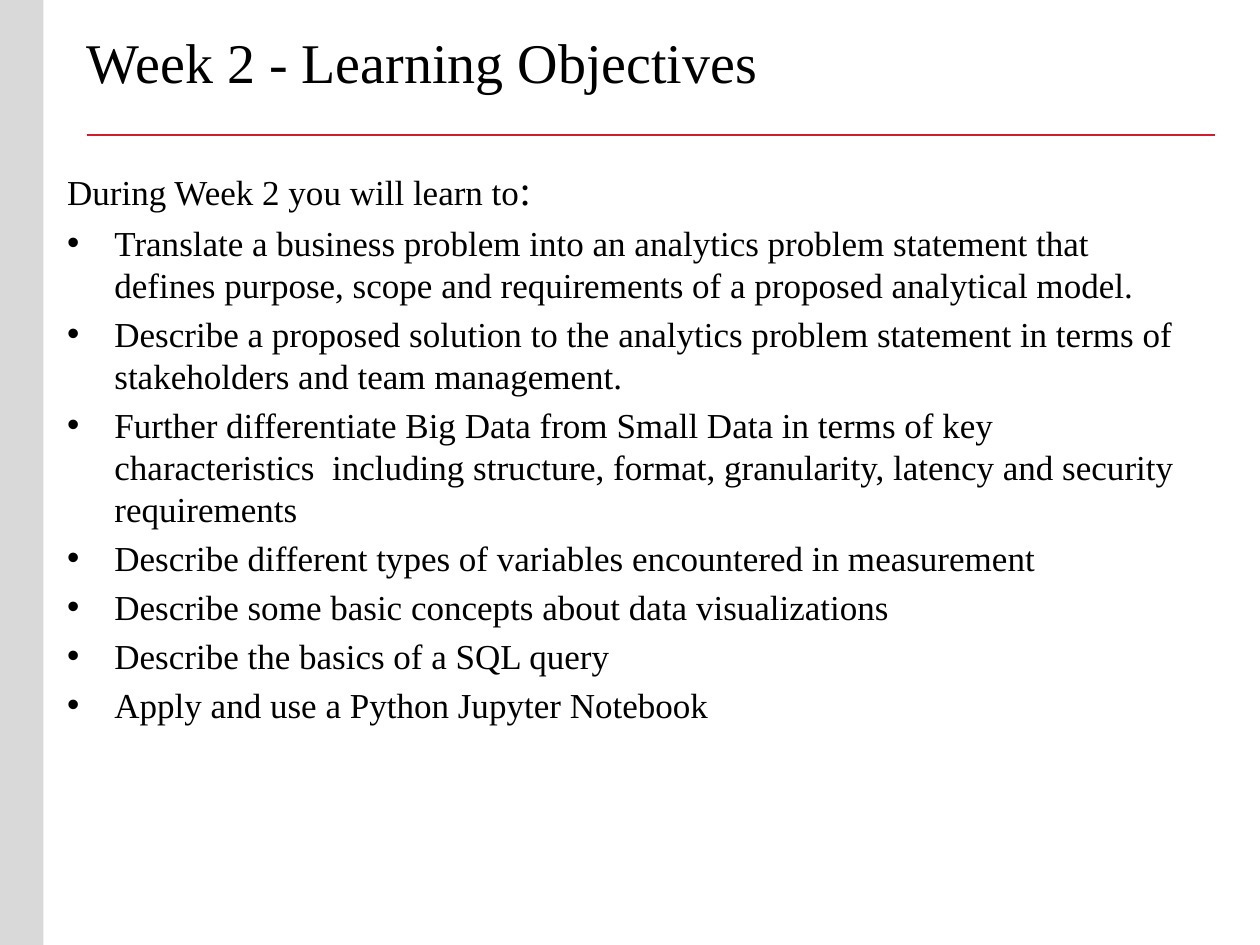
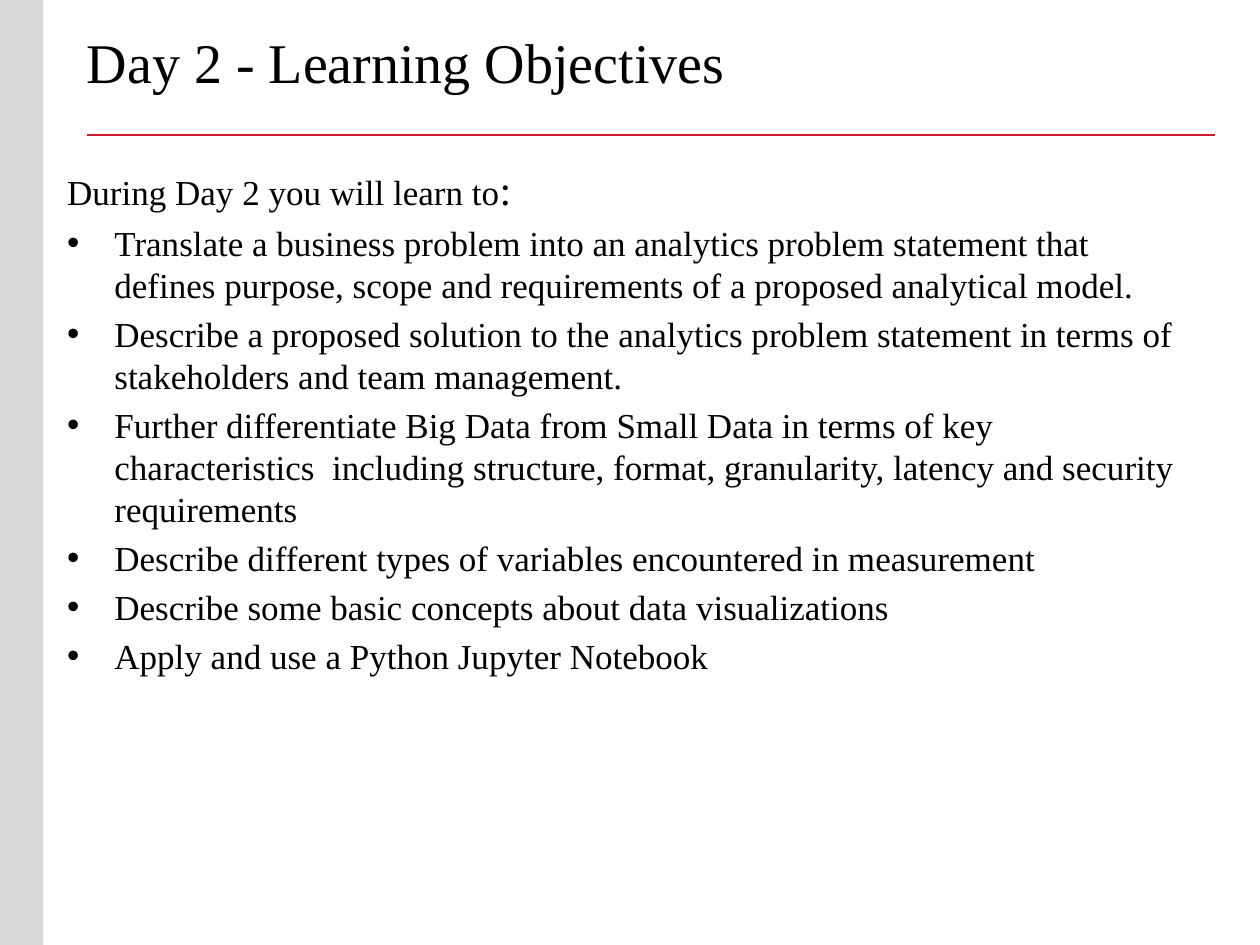
Before and after one commit to buyuhuang/csda1000_FT, a slide deck: slide 7 of day2/1. Lecture/day2_intro_analytics_viz.pptx. Drawn at 1260x945 pixels with LibreOffice and Linux fonts; fonts in the diff are those of the drawing; background and template pictures are left out. Boxes give left, top, right and bottom in pixels: in the first picture for what was removed or moved away, otherwise in the second. Text is boxed around its words. In the diff, an @@ line names an element or a change of style, - is before the commit and + after.

```diff
--- a/day2/1. Lecture/day2_intro_analytics_viz.pptx
+++ b/day2/1. Lecture/day2_intro_analytics_viz.pptx
@@ title at <box>87,44,724,94</box>: text changed @@
-Week 2 - Learning Objectives
+Day 2 - Learning Objectives
@@ text at <box>67,180,499,212</box>: text changed @@
-During Week 2 you will learn to:
+During Day 2 you will learn to:
@@ text at <box>114,644,609,676</box>: paragraph removed @@
-• Describe the basics of a SQL query
```
Also in this commit, not shown: 6 other slides changed, 11 slides added, 14 other files.
